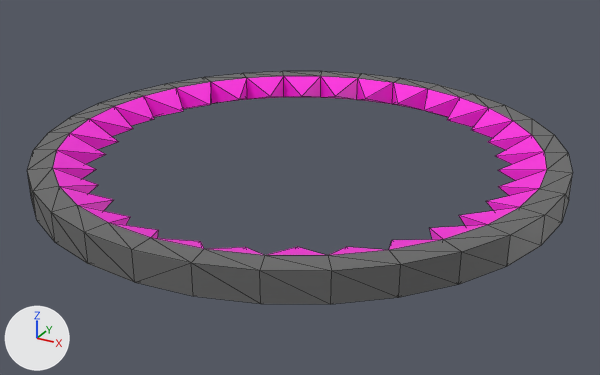
An edit to the glTF model resource/user/map/stageCircle.glb, drawn before and after from the same camera.
Camera for both pictures: a 50 mm camera at (1.62, -2.94, 1.32) aimed at (0.03, -0.05, -0.13). Arrows for +X, +Y and +Z are at lower left; the lights stay in place. Mesh edges are drawn as thin lines. Vertices at the same position are counted once.

Names of what the first picture shows: 'Spear'.
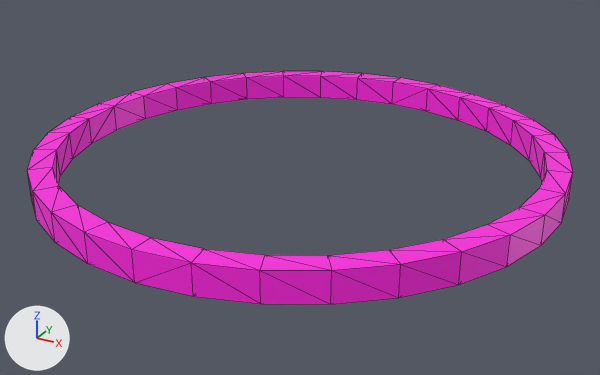
The newer file is also rescaled (x0.991) as a whole; pictures and numbers use the older file's frame.

Location of each change, [x1, y1, x2, y2] in pixels of the pictures (600 x 375 px; the box of a moved part takes in the faces that stretch with it):
part 1 of me_spear, moved or reshaped
    before: [53, 71, 573, 255]
    after: [53, 71, 573, 220]
part 2 of me_spear, recoloured (grey to pink)
    both: [27, 104, 566, 304]

Diff of the bpy script that builds the scene:
```diff
--- a/resource/user/map/stageCircle.glb.py
+++ b/resource/user/map/stageCircle.glb.py
@@ me_spear @@
 # used by ob_spear; location = (0.0, 0.0, 0.0)
-me_spear.from_pydata(...)  # 160 vertices, 320 faces; spans x -1.12..1.12, y -1.12..1.12, z -0.06..0.06
+me_spear.from_pydata(...)  # 128 vertices, 256 faces; spans x -1.12..1.12, y -1.12..1.12, z -0.06..0.06
+# me_spear part 1
+# 32 vertices are removed from x -0.85..0.85, y -0.87..0.87, z 0.0
+# 224 faces are deleted
+# 160 new faces join them
+# me_spear part 2: 96 faces spanning x -1.12..1.12, y -1.12..0.0, z -0.06..0.06 switch from mat_spearbase (dark grey #696969) to mat_circle_000 (pink #f11cd4)
```
